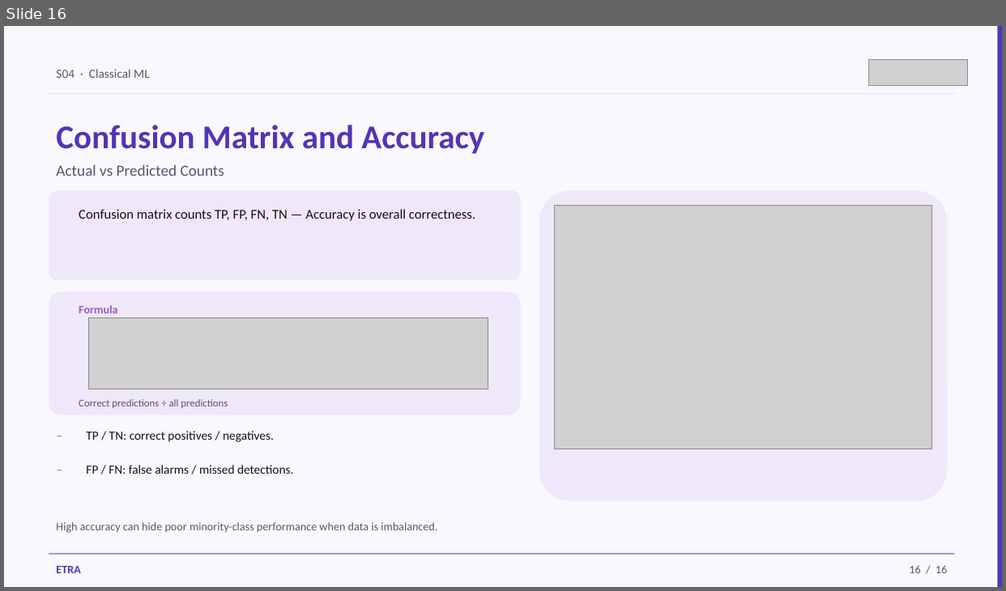
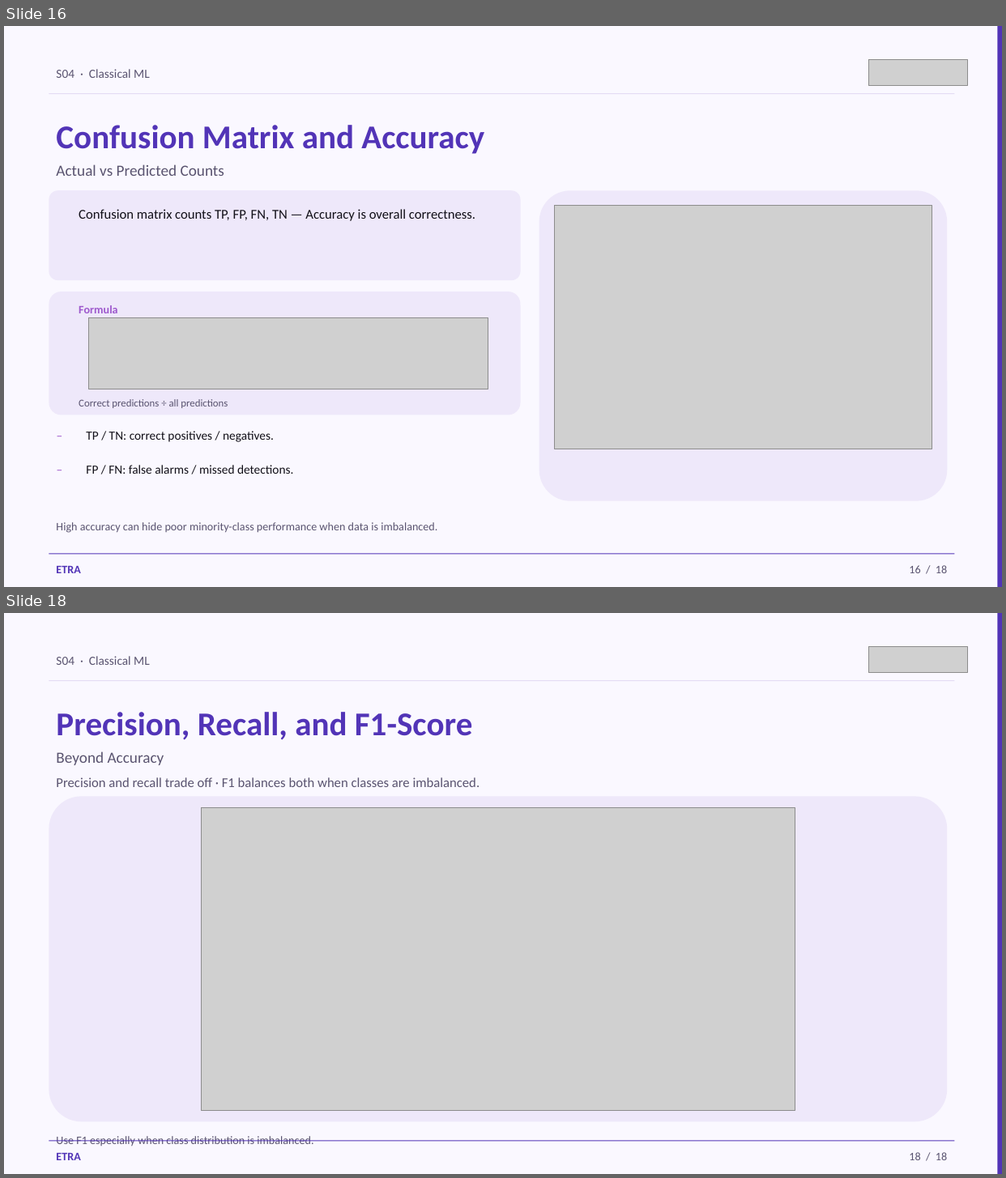
Before and after one commit to iksasa15/AI-ML, a slide deck: web-presentation/pdf-exports/Week1-Session4-Naive-Bayes-Trees-Evaluation.pptx. Shown one above the other, each under a label of ours: slide 16 before the commit, slides 16 and 18 after it; the slides between them are not shown. The pictures are 1006x591 and 1006x1178 pixels, drawn with LibreOffice and Linux fonts; fonts in the diff are those of the drawing; grey boxes stand for pictures. Boxes give left, top, right and bottom in pixels: in the first picture for what was removed or moved away, otherwise in the second. Text is boxed around its words. In the diff, an @@ line names an element or a change of style, - is before the commit and + after.

Commit message:
feat: enhance Week 1, Session 4 PowerPoint content by adding confusion matrix metrics and precision-recall-F1 explanations for improved educational clarity

```diff
--- a/web-presentation/pdf-exports/Week1-Session4-Naive-Bayes-Trees-Evaluation.pptx
+++ b/web-presentation/pdf-exports/Week1-Session4-Naive-Bayes-Trees-Evaluation.pptx
@@ slide 18 added at [4,613,1002,1174], background #FAF8FF @@
@@ rectangle added at [997,613,1002,1174], fill #5234B7 @@
@@ text added at [56,656,150,665], 12 pt, text #5A5470 @@
+S04 · Classical ML
@@ picture added at [868,647,967,673] @@
@@ rectangle added at [49,680,955,681], fill #E4DCF4 @@
@@ text added at [56,712,473,740], 32 pt, text #5234B7, bold @@
+Precision, Recall, and F1-Score
@@ text added at [56,752,164,765], 15 pt, text #5A5470 @@
+Beyond Accuracy
@@ text added at [56,777,480,787], 13 pt, text #5A5470 @@
+Precision and recall trade off · F1 balances both when classes are imbalanced.
@@ rounded rectangle added at [49,796,948,1122], fill #EEE8FA @@
@@ picture added at [201,807,795,1111] @@
@@ rectangle added at [49,1141,955,1142], fill #5234B7 @@
@@ text added at [56,1136,313,1147], 11 pt, text #5A5470 @@
+Use F1 especially when class distribution is imbalanced.
@@ text added at [56,1153,80,1161], 11 pt, text #5234B7, bold @@
+ETRA
@@ text added at [909,1152,947,1161], 11 pt, text #5A5470 @@
+18 / 18
@@ slide 16 changed as well @@
@@ text at [909,565,947,574]: text changed @@
-16 / 16
+16 / 18
```
Also in this commit, not shown: 14 other slides changed, 1 other slide added, 9 other files.
